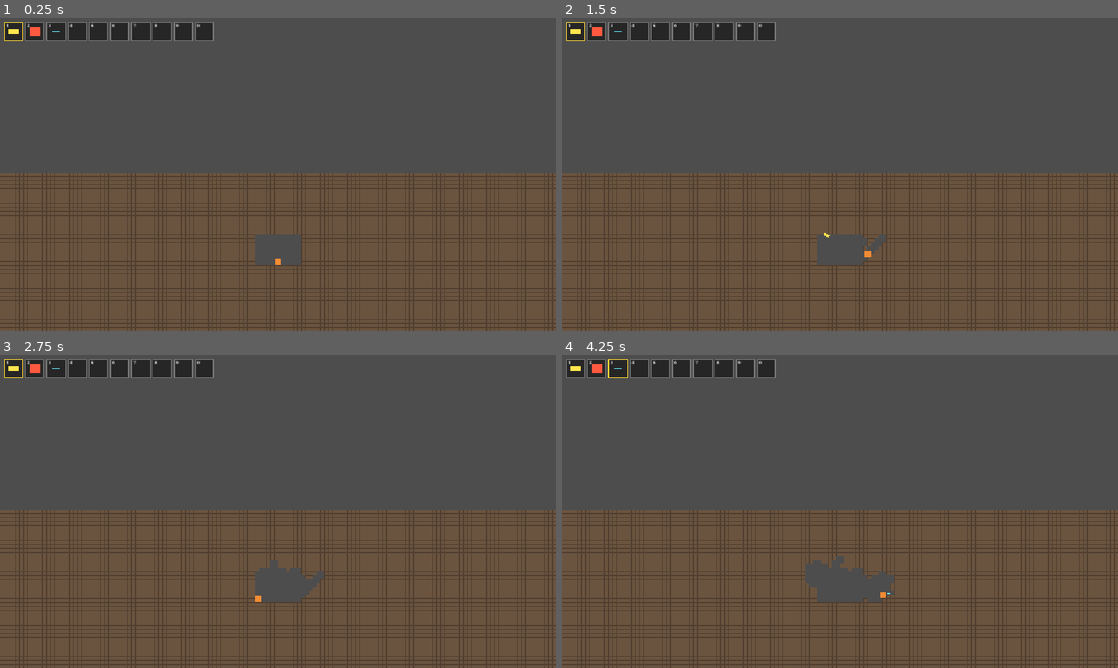
Above: before the commit, frames 1-4 (two rows, left to right).
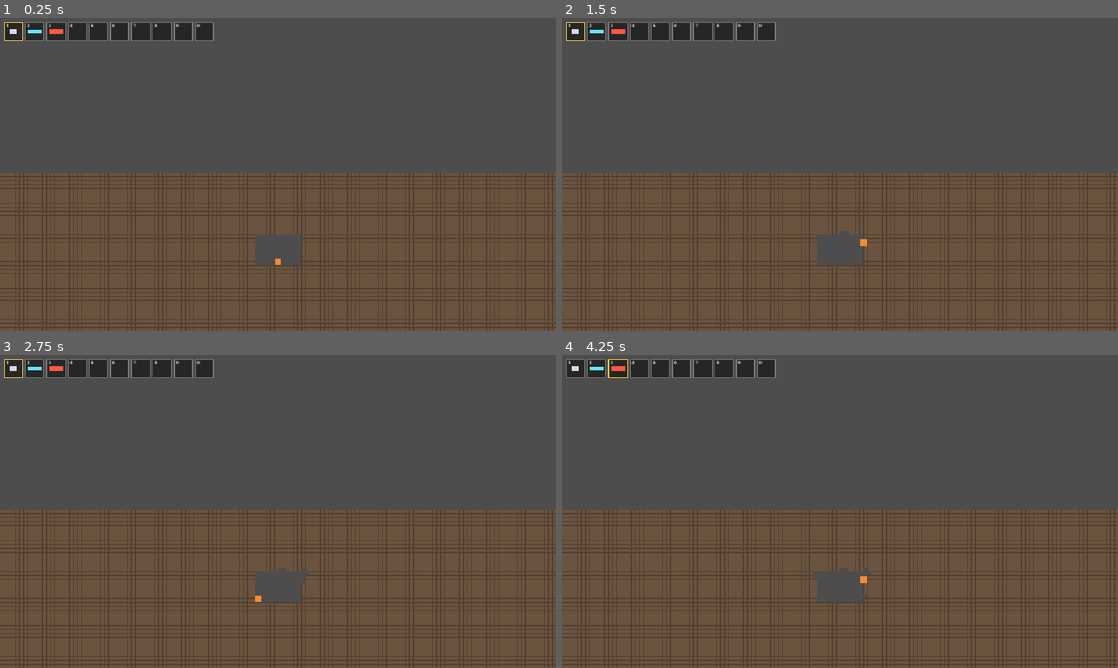
Above: after the commit, the same moments.

Repository: meyer1994/trr
Game: Godot game, scene res://scenes/main.tscn
The game is run twice, just before and just after one commit, with the same random seed, the same clock (stepped at 60 frames per second) and the same inputs.
Inputs (mouse positions are in pixels of both pictures, inside the frame that each line leads up to):
- Up to frame 1 (0.25 s): no input
- Up to frame 2 (1.5 s): tap Enter at 0.5 s; move the mouse to (962, 158) at 0.52 s; press the mouse at (962, 158) at 0.53 s; hold Right (move_right) from 0.53 s (still down); tap Space (jump) at 0.77, 1.25 s; move the mouse to (728, 190) at 1.27 s; release the mouse at (728, 190) at 1.28 s; click (728, 190) at 1.35 s
- Up to frame 3 (2.75 s): tap Space (jump) at 1.52 s; tap Enter at 2 s; move the mouse to (333, 442) at 2.02 s; release Right (move_right) at 2.03 s; press the mouse at (333, 442) at 2.03 s; hold Left (move_left) from 2.03 s (still down); tap 1 at 2.1 s
- Up to frame 4 (4.25 s): tap Space (jump) at 2.75, 3.02, 3.77 s; move the mouse to (812, 574) at 2.77 s; release Left (move_left) at 2.78 s; release the mouse at (812, 574) at 2.78 s; hold Right (move_right) from 2.78 s (still down); tap 2 at 2.85 s; click (812, 574) at 3.05 s; tap Enter at 3.5 s; move the mouse to (1006, 558) at 3.52 s; press the mouse at (1006, 558) at 3.53 s; tap 3 at 3.6 s

The runs differ from the first frame. In frame 1, 0.1% of the frame differs, in the area x 1-12%, y 2-6%; in frame 2, 0.3%; in frame 3, 0.4%; in frame 4, 0.9%, in the area x 1-60%, y 2-79%.

Commit message:
Replace tools with pistol, rifle and launcher weapon item types
Co-authored-by: Cursor <cursoragent@cursor.com>

Diff:
--- /dev/null
+++ b/items/launcher.tres
@@ -0,0 +1,9 @@
+[gd_resource type="Resource" script_class="Launcher" load_steps=2 format=3]
+
+[ext_resource type="Script" path="res://scripts/items/launcher.gd" id="1_launcher"]
+
+[resource]
+script = ExtResource("1_launcher")
+display_name = "Launcher"
+icon_color = Color(1, 0.35, 0.25, 1)
+projectile_color = Color(1, 0.35, 0.25, 1)
--- /dev/null
+++ b/items/pistol.tres
@@ -0,0 +1,9 @@
+[gd_resource type="Resource" script_class="Pistol" load_steps=2 format=3]
+
+[ext_resource type="Script" path="res://scripts/items/pistol.gd" id="1_pistol"]
+
+[resource]
+script = ExtResource("1_pistol")
+display_name = "Pistol"
+icon_color = Color(0.85, 0.85, 0.9, 1)
+projectile_color = Color(1, 0.9, 0.3, 1)
--- /dev/null
+++ b/items/rifle.tres
@@ -0,0 +1,9 @@
+[gd_resource type="Resource" script_class="Rifle" load_steps=2 format=3]
+
+[ext_resource type="Script" path="res://scripts/items/rifle.gd" id="1_rifle"]
+
+[resource]
+script = ExtResource("1_rifle")
+display_name = "Rifle"
+icon_color = Color(0.4, 0.9, 1, 1)
+projectile_color = Color(0.4, 0.9, 1, 1)
--- a/scenes/main.tscn
+++ b/scenes/main.tscn
@@ -3,10 +3,10 @@
 [ext_resource type="Script" path="res://scripts/player.gd" id="1_player"]
 [ext_resource type="Script" path="res://scripts/map.gd" id="2_map"]
 [ext_resource type="Script" path="res://scripts/hotbar.gd" id="3_hotbar"]
-[ext_resource type="Script" path="res://scripts/tool.gd" id="4_tool"]
-[ext_resource type="Resource" path="res://tools/blaster.tres" id="5_blaster"]
-[ext_resource type="Resource" path="res://tools/bomb.tres" id="6_bomb"]
-[ext_resource type="Resource" path="res://tools/needle.tres" id="7_needle"]
+[ext_resource type="Script" path="res://scripts/items/item.gd" id="4_item"]
+[ext_resource type="Resource" path="res://items/pistol.tres" id="5_pistol"]
+[ext_resource type="Resource" path="res://items/rifle.tres" id="6_rifle"]
+[ext_resource type="Resource" path="res://items/launcher.tres" id="7_launcher"]
 
 [sub_resource type="RectangleShape2D" id="RectangleShape2D_player"]
 size = Vector2(13.6, 13.6)
@@ -43,4 +43,4 @@
 offset_bottom = 48.0
 theme_override_constants/separation = 4
 script = ExtResource("3_hotbar")
-tools = Array[ExtResource("4_tool")]([ExtResource("5_blaster"), ExtResource("6_bomb"), ExtResource("7_needle")])
+items = Array[ExtResource("4_item")]([ExtResource("5_pistol"), ExtResource("6_rifle"), ExtResource("7_launcher")])
--- a/scripts/hotbar.gd
+++ b/scripts/hotbar.gd
@@ -4,17 +4,16 @@
 const SLOT_COUNT := 10
 const SLOT_SIZE := Vector2(40, 40)
 const SLOT_KEYS: Array[Key] = [KEY_1, KEY_2, KEY_3, KEY_4, KEY_5, KEY_6, KEY_7, KEY_8, KEY_9, KEY_0]
-const ICON_SCALE := 2.0
 const BACKGROUND_COLOR := Color(0, 0, 0, 0.5)
 const BORDER_COLOR := Color(1, 1, 1, 0.25)
 const SELECTED_BORDER_COLOR := Color(1, 0.85, 0.2)
 
-@export var tools: Array[Tool] = []
+@export var items: Array[Item] = []
 
 var selected_index := 0
-var selected_tool: Tool:
+var selected_item: Item:
 	get:
-		return tools[selected_index] if selected_index < tools.size() else null
+		return items[selected_index] if selected_index < items.size() else null
 
 var _slot_styles: Array[StyleBoxFlat] = []
 
@@ -47,11 +46,12 @@
 	slot.mouse_filter = MOUSE_FILTER_IGNORE
 	slot.add_theme_stylebox_override("panel", style)
 
-	if index < tools.size() and tools[index] != null:
+	var item: Item = items[index] if index < items.size() else null
+	if item:
 		var icon := ColorRect.new()
 		icon.mouse_filter = MOUSE_FILTER_IGNORE
-		icon.color = tools[index].color
-		icon.size = tools[index].projectile_size * ICON_SCALE
+		icon.color = item.icon_color
+		icon.size = item.icon_size
 		icon.position = (SLOT_SIZE - icon.size) / 2
 		slot.add_child(icon)
 
--- /dev/null
+++ b/scripts/items/item.gd
@@ -0,0 +1,6 @@
+class_name Item
+extends Resource
+
+@export var display_name := ""
+@export var icon_color := Color.WHITE
+@export var icon_size := Vector2(16, 16)
--- /dev/null
+++ b/scripts/items/launcher.gd
@@ -0,0 +1,12 @@
+class_name Launcher
+extends Weapon
+
+
+func _init() -> void:
+	automatic = false
+	fire_interval = 0.8
+	projectile_size = Vector2(10, 10)
+	projectile_speed = 550.0
+	projectile_gravity = 600.0
+	blast_radius = 32.0
+	icon_size = Vector2(28, 12)
--- /dev/null
+++ b/scripts/items/pistol.gd
@@ -0,0 +1,11 @@
+class_name Pistol
+extends Weapon
+
+
+func _init() -> void:
+	automatic = false
+	fire_interval = 0.25
+	projectile_size = Vector2(10, 5)
+	projectile_speed = 750.0
+	blast_radius = 10.0
+	icon_size = Vector2(16, 10)
--- /dev/null
+++ b/scripts/items/rifle.gd
@@ -0,0 +1,11 @@
+class_name Rifle
+extends Weapon
+
+
+func _init() -> void:
+	automatic = true
+	fire_interval = 0.08
+	projectile_size = Vector2(10, 3)
+	projectile_speed = 1100.0
+	blast_radius = 6.0
+	icon_size = Vector2(30, 6)
--- /dev/null
+++ b/scripts/items/weapon.gd
@@ -0,0 +1,10 @@
+class_name Weapon
+extends Item
+
+@export var automatic := false
+@export var fire_interval := 0.25
+@export var projectile_color := Color.WHITE
+@export var projectile_size := Vector2(12, 6)
+@export var projectile_speed := 700.0
+@export var projectile_gravity := 0.0
+@export var blast_radius := 10.0
--- a/scripts/player.gd
+++ b/scripts/player.gd
@@ -22,10 +22,10 @@
 	velocity.x = Input.get_axis("move_left", "move_right") * SPEED
 
 	fire_cooldown = maxf(fire_cooldown - delta, 0.0)
-	var tool := hotbar.selected_tool if hotbar else null
-	if tool and Input.is_action_pressed("shoot") and fire_cooldown == 0.0:
-		_shoot(tool)
-		fire_cooldown = tool.fire_interval
+	var weapon := hotbar.selected_item as Weapon if hotbar else null
+	if weapon and fire_cooldown == 0.0 and _is_trigger_pulled(weapon):
+		_shoot(weapon)
+		fire_cooldown = weapon.fire_interval
 
 	move_and_slide()
 
@@ -34,13 +34,19 @@
 		velocity = Vector2.ZERO
 
 
-func _shoot(tool: Tool) -> void:
+func _is_trigger_pulled(weapon: Weapon) -> bool:
+	if weapon.automatic:
+		return Input.is_action_pressed("shoot")
+	return Input.is_action_just_pressed("shoot")
+
+
+func _shoot(weapon: Weapon) -> void:
 	var aim := global_position.direction_to(get_global_mouse_position())
 	if aim == Vector2.ZERO:
 		aim = Vector2.RIGHT
 
 	var projectile := PROJECTILE_SCENE.instantiate()
 	projectile.direction = aim
-	projectile.tool = tool
+	projectile.weapon = weapon
 	projectile.position = position + aim * PROJECTILE_SPAWN_OFFSET
 	get_parent().add_child(projectile)
--- a/scripts/projectile.gd
+++ b/scripts/projectile.gd
@@ -4,22 +4,27 @@
 const WORLD_COLLISION_MASK := 1
 
 var direction := Vector2.RIGHT
-var tool: Tool
+var weapon: Weapon
+var velocity := Vector2.ZERO
 
 @onready var body: ColorRect = $ColorRect
 
 
 func _ready() -> void:
-	rotation = direction.angle()
-	body.color = tool.color
-	body.size = tool.projectile_size
-	body.position = -tool.projectile_size / 2
+	velocity = direction * weapon.projectile_speed
+	rotation = velocity.angle()
+	body.color = weapon.projectile_color
+	body.size = weapon.projectile_size
+	body.position = -weapon.projectile_size / 2
 	get_tree().create_timer(LIFETIME).timeout.connect(queue_free)
 
 
 func _physics_process(delta: float) -> void:
+	velocity.y += weapon.projectile_gravity * delta
+	rotation = velocity.angle()
+
 	# Ray-cast each step so fast shots can't skip over thin walls between frames.
-	var next_position := global_position + direction * tool.speed * delta
+	var next_position := global_position + velocity * delta
 	var query := PhysicsRayQueryParameters2D.create(global_position, next_position, WORLD_COLLISION_MASK)
 	query.hit_from_inside = true
 	var hit := get_world_2d().direct_space_state.intersect_ray(query)
@@ -28,5 +33,5 @@
 		return
 
 	if hit.collider.has_method("destroy_area"):
-		hit.collider.destroy_area(hit.position, tool.blast_radius)
+		hit.collider.destroy_area(hit.position, weapon.blast_radius)
 	queue_free()
--- a/scripts/tool.gd
+++ /dev/null
@@ -1,9 +0,0 @@
-class_name Tool
-extends Resource
-
-@export var display_name := ""
-@export var color := Color.WHITE
-@export var projectile_size := Vector2(12, 6)
-@export var speed := 700.0
-@export var blast_radius := 10.0
-@export var fire_interval := 0.1
--- a/tools/blaster.tres
+++ /dev/null
@@ -1,12 +0,0 @@
-[gd_resource type="Resource" script_class="Tool" load_steps=2 format=3]
-
-[ext_resource type="Script" path="res://scripts/tool.gd" id="1_tool"]
-
-[resource]
-script = ExtResource("1_tool")
-display_name = "Blaster"
-color = Color(1, 0.9, 0.3, 1)
-projectile_size = Vector2(12, 6)
-speed = 700.0
-blast_radius = 10.0
-fire_interval = 0.1
--- a/tools/bomb.tres
+++ /dev/null
@@ -1,12 +0,0 @@
-[gd_resource type="Resource" script_class="Tool" load_steps=2 format=3]
-
-[ext_resource type="Script" path="res://scripts/tool.gd" id="1_tool"]
-
-[resource]
-script = ExtResource("1_tool")
-display_name = "Bomb"
-color = Color(1, 0.35, 0.25, 1)
-projectile_size = Vector2(10, 10)
-speed = 400.0
-blast_radius = 28.0
-fire_interval = 0.4
--- a/tools/needle.tres
+++ /dev/null
@@ -1,12 +0,0 @@
-[gd_resource type="Resource" script_class="Tool" load_steps=2 format=3]
-
-[ext_resource type="Script" path="res://scripts/tool.gd" id="1_tool"]
-
-[resource]
-script = ExtResource("1_tool")
-display_name = "Needle"
-color = Color(0.4, 0.9, 1, 1)
-projectile_size = Vector2(8, 2)
-speed = 1200.0
-blast_radius = 5.0
-fire_interval = 0.03
Not shown, added: scripts/items/item.gd.uid
Not shown, added: scripts/items/launcher.gd.uid
Not shown, added: scripts/items/pistol.gd.uid
Not shown, added: scripts/items/rifle.gd.uid
Not shown, added: scripts/items/weapon.gd.uid
Not shown, removed: scripts/tool.gd.uid
